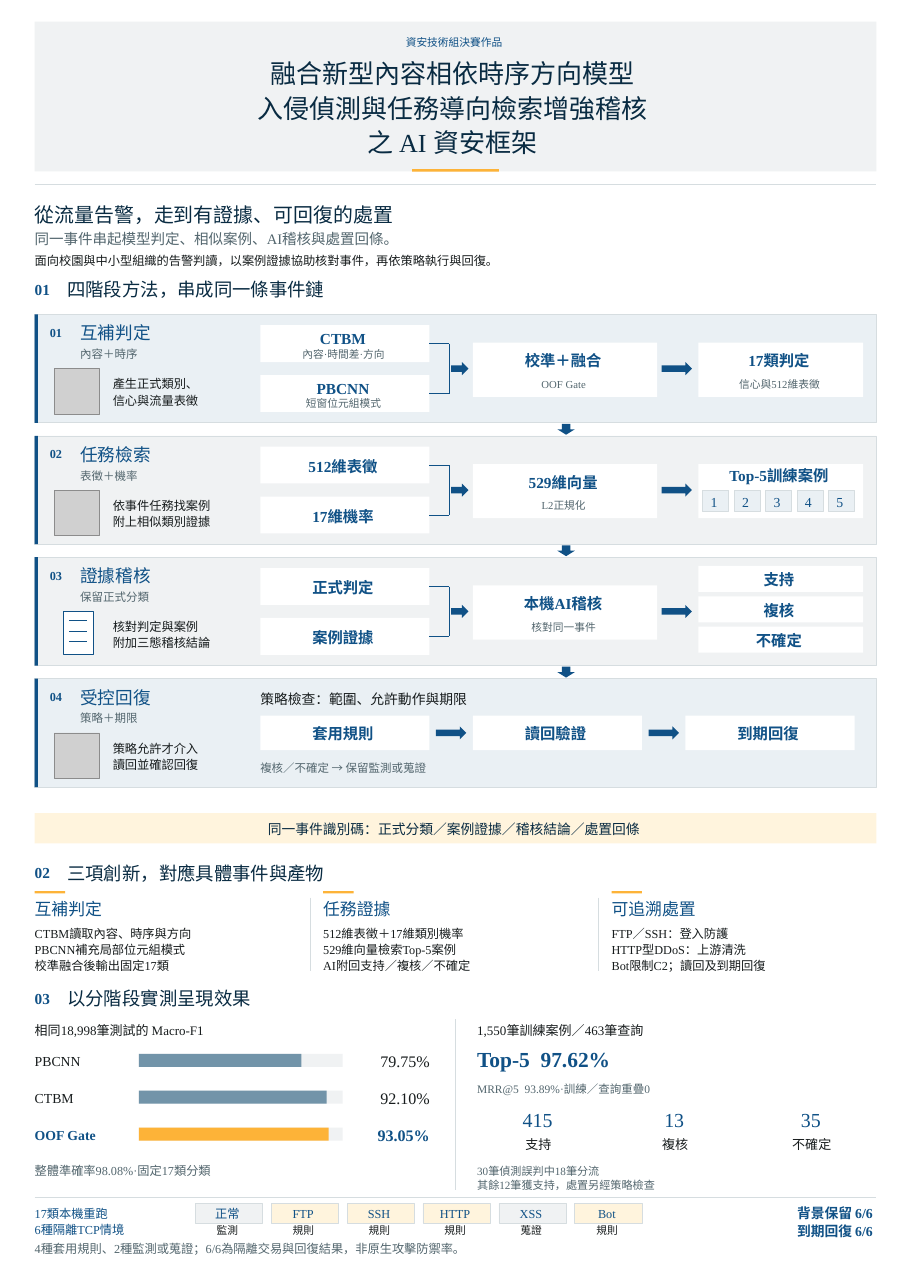
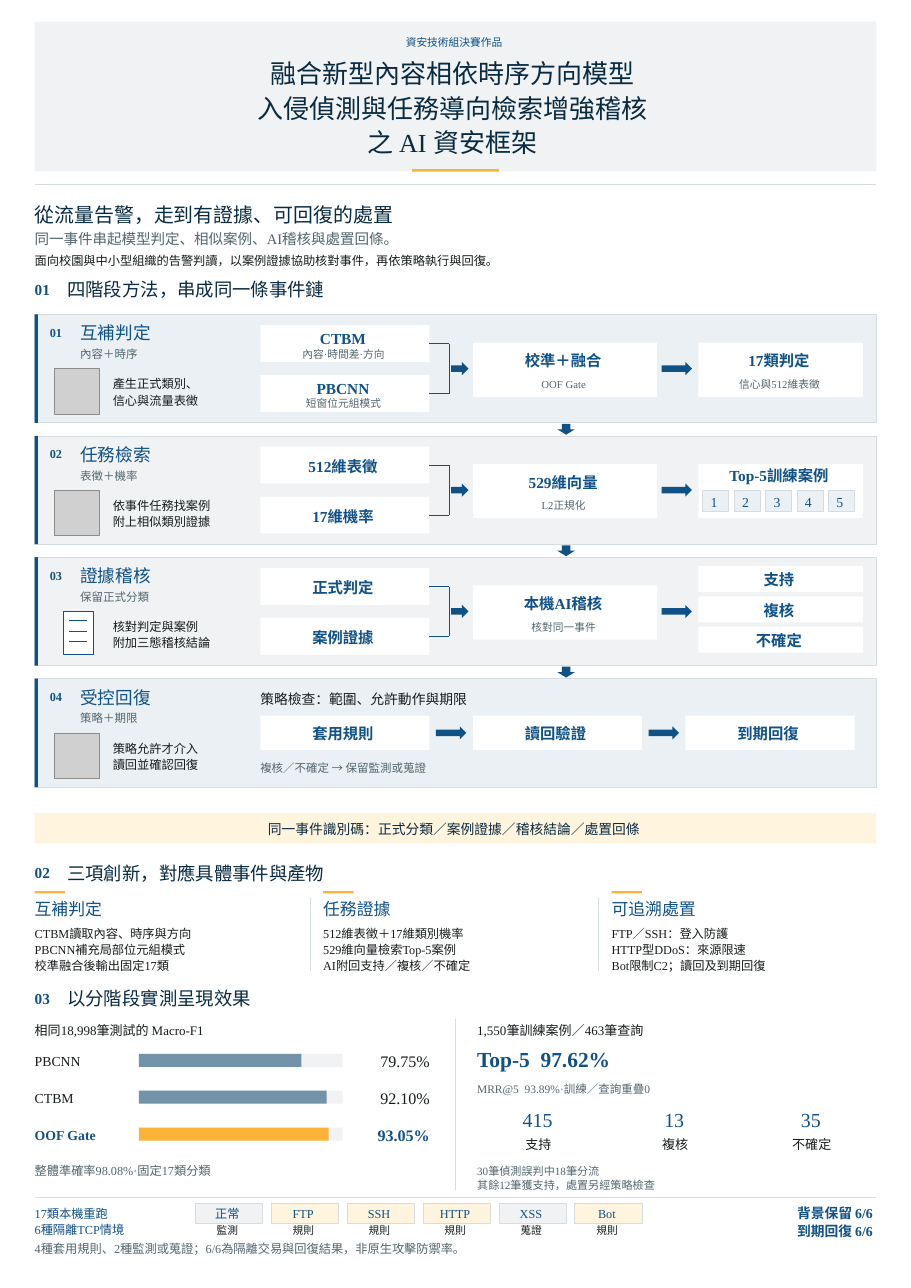
Before and after one commit to Lily09-project/innoserve-competition, a slide deck: slide 1 of deliverables/決賽海報_AI資安框架_A2.pptx. Drawn at 911x1288 pixels with LibreOffice and Linux fonts; fonts in the diff are those of the drawing; grey boxes stand for pictures. Boxes give left, top, right and bottom in pixels: in the first picture for what was removed or moved away, otherwise in the second. Text is boxed around its words. In the diff, an @@ line names an element or a change of style, - is before the commit and + after.

```diff
--- a/deliverables/決賽海報_AI資安框架_A2.pptx
+++ b/deliverables/決賽海報_AI資安框架_A2.pptx
@@ text "FTP／SSH：登入防護" at (612,928,766,972): vertical alignment middle to top @@
@@ text at (612,928,766,972): line spacing 1.1 to 21.1pt @@
@@ text at (612,944,746,955): text changed @@
-HTTP型DDoS：上游清洗
+HTTP型DDoS：來源限速
```
Also in this commit, not shown: 23 other files.
